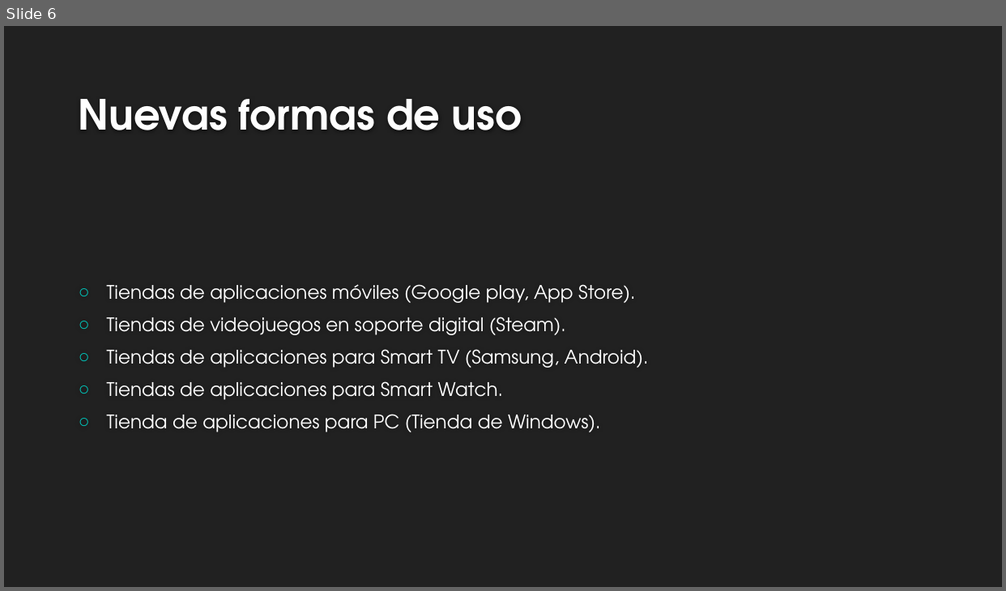
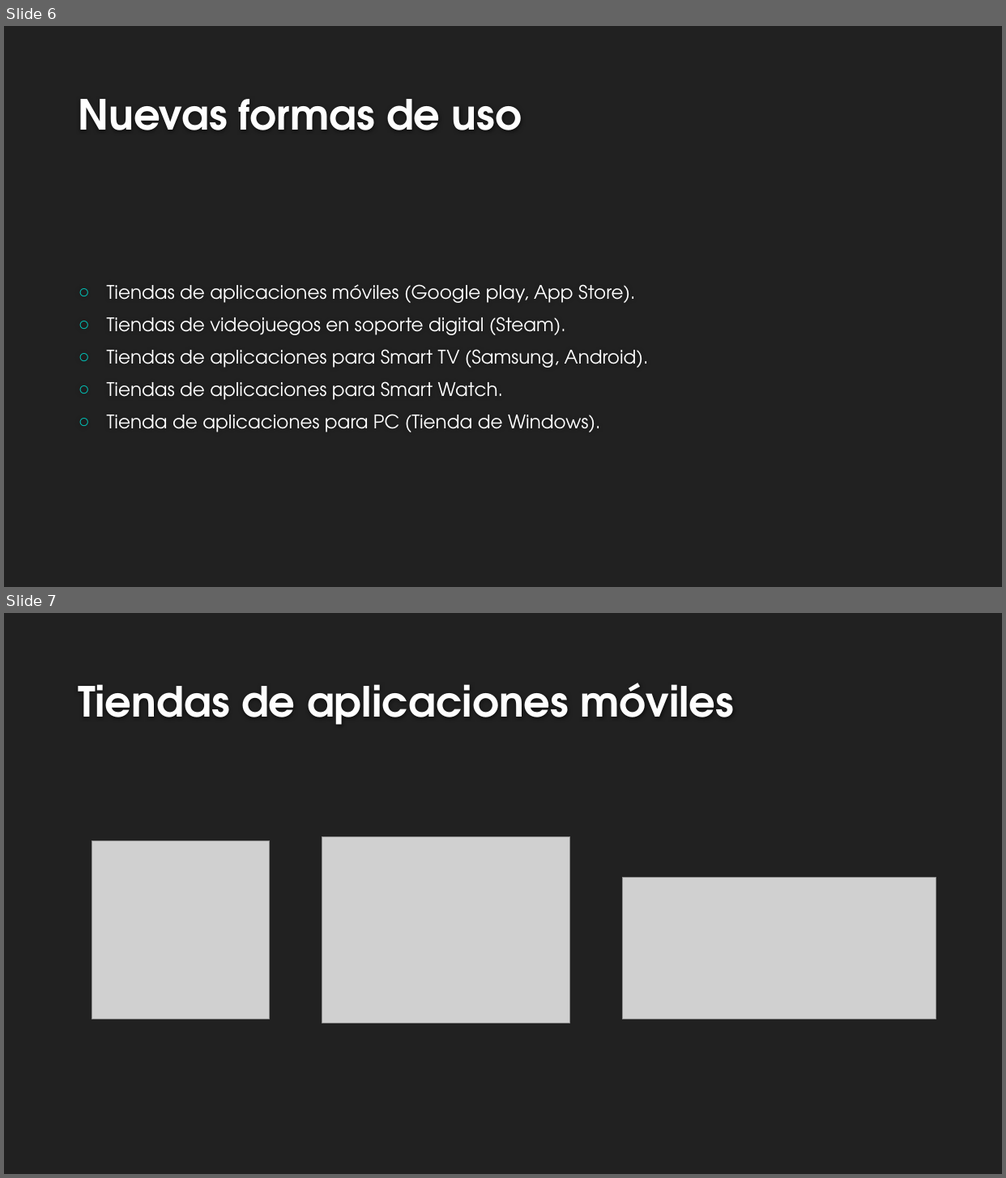
Before and after one commit to ABPMultimediaUA/SchoolApp, a slide deck: PM-TEMA 8 v1.pptx. Shown one above the other, each under a label of ours: slide 6 before the commit, slides 6 and 7 after it. The pictures are 1006x591 and 1006x1178 pixels, drawn with LibreOffice and Linux fonts; fonts in the diff are those of the drawing; grey boxes stand for pictures; background and template pictures are left out. Boxes give left, top, right and bottom in pixels: in the first picture for what was removed or moved away, otherwise in the second. Text is boxed around its words. In the diff, an @@ line names an element or a change of style, - is before the commit and + after.

```diff
--- a/PM-TEMA 8 v1.pptx
+++ b/PM-TEMA 8 v1.pptx
@@ slide 7 added at (4,613,1002,1174), background #212121 @@
@@ title added at (78,683,735,725), 40 pt, text #FEFEFE, bold @@
+Tiendas de aplicaciones móviles
@@ picture added at (91,841,270,1019) @@
@@ picture added at (322,837,570,1023) @@
@@ picture added at (622,878,936,1020) @@
```
Also in this commit, not shown: 1 slide changed, 3 other slides added.
